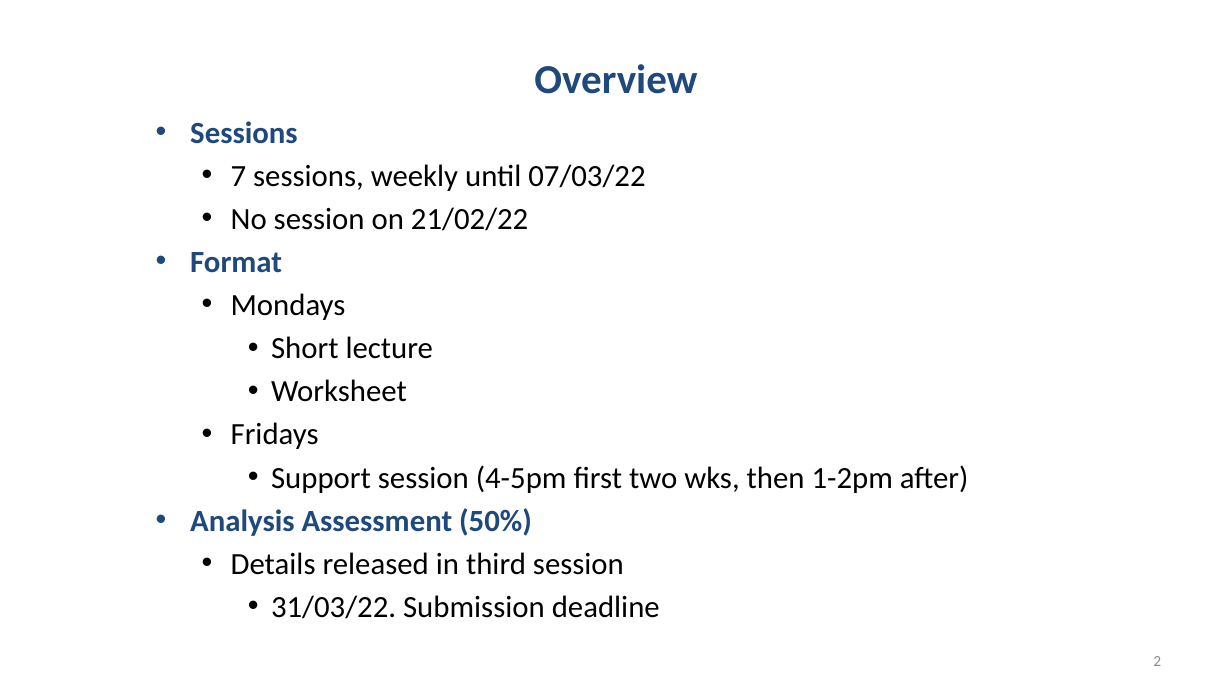
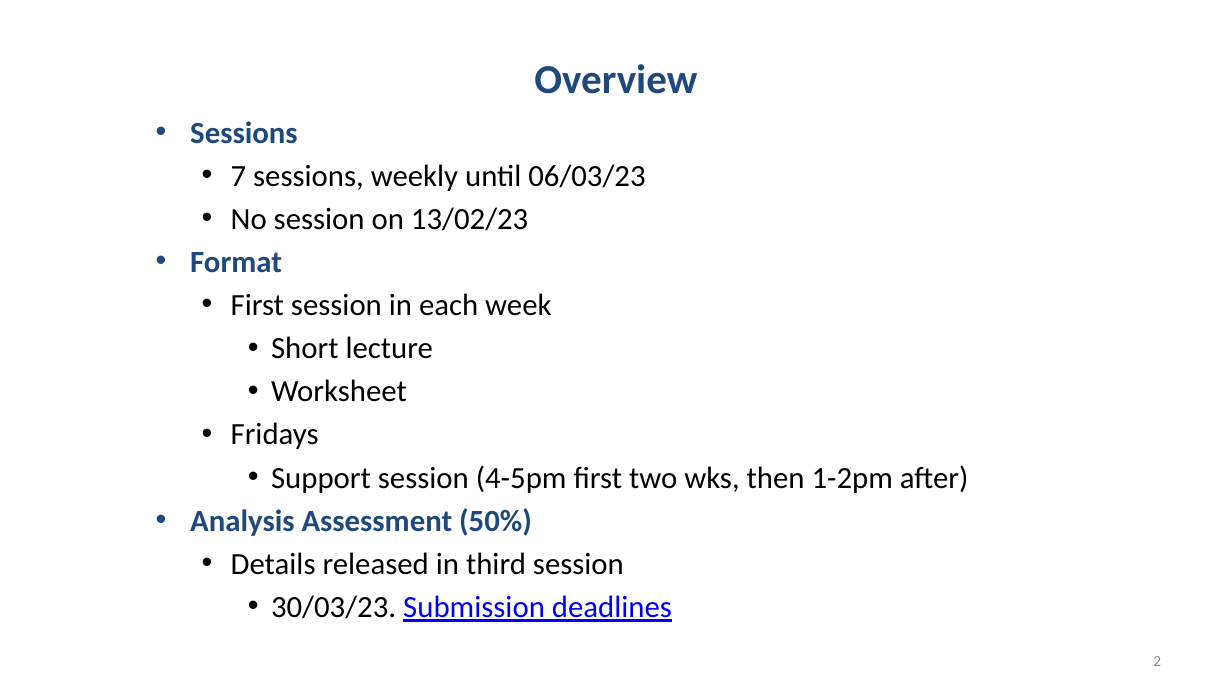
Before and after one commit to chrisjberry/datafluencyCB, a slide deck: slide 2 of docs/slides/PSYC753_L1_SimpleRegression.pptx. Drawn at 1232x693 pixels with LibreOffice and Linux fonts; fonts in the diff are those of the drawing. Boxes give left, top, right and bottom in pixels: in the first picture for what was removed or moved away, otherwise in the second. Text is boxed around its words. In the diff, an @@ line names an element or a change of style, - is before the commit and + after.

```diff
--- a/docs/slides/PSYC753_L1_SimpleRegression.pptx
+++ b/docs/slides/PSYC753_L1_SimpleRegression.pptx
@@ text at [231,164,645,231]: text changed @@
-  • 7 sessions, weekly until 07/03/22
-  • No session on 21/02/22
+  • 7 sessions, weekly until 06/03/23
+  • No session on 13/02/23
@@ text at [231,293,551,316]: text changed @@
-  • Mondays
+  • First session in each week
@@ text at [271,595,672,622]: text changed; text colour #000000 to #0000FF @@
-    • 31/03/22. Submission deadline
+    • 30/03/23. Submission deadlines
```
Also in this commit, not shown: 1 other slide changed, 59 other files.
